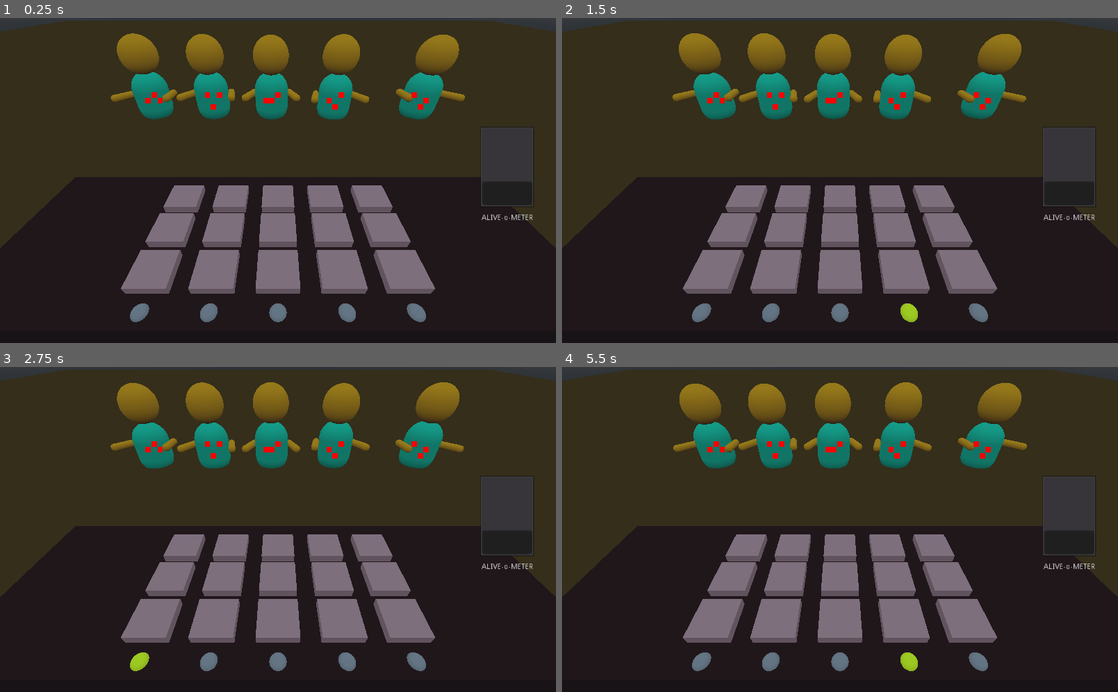
Above: before the commit, frames 1-4 (two rows, left to right).
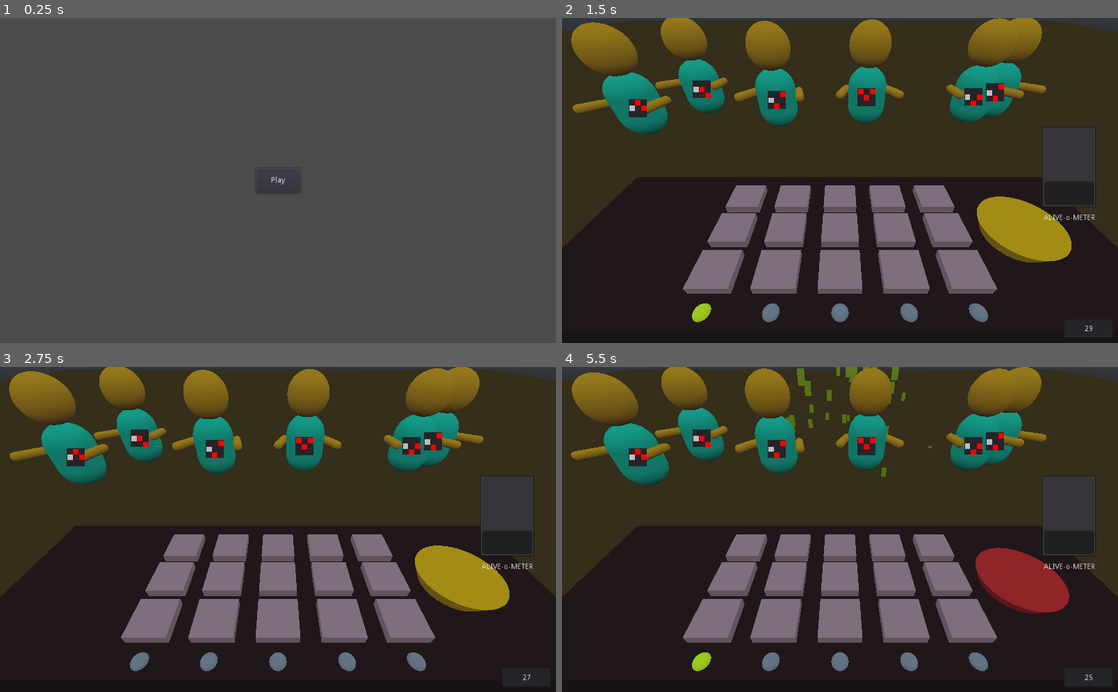
Above: after the commit, the same moments.

Repository: BinRoot/ludum-dare-46
Game: Godot game, scene res://Scenes/Root.tscn
Two runs of this game, one before a commit and one after it. Both use one fixed random seed, a clock stepped at 60 frames per second and the inputs below.
Inputs (mouse positions are in pixels of both pictures, inside the frame that each line leads up to):
- Up to frame 1 (0.25 s): no input
- Up to frame 2 (1.5 s): click (840, 180) at 0.5 s, where only the run after the commit has a clickable "Play"; move the mouse to (962, 164) at 1.27 s; click (962, 164) at 1.42 s
- Up to frame 3 (2.75 s): move the mouse to (166, 545) at 2.02 s; click (166, 545) at 2.17 s
- Up to frame 4 (5.5 s): move the mouse to (895, 458) at 2.77 s; click (895, 458) at 2.92 s; move the mouse to (812, 594) at 3.52 s; click (812, 594) at 3.67 s; move the mouse to (1006, 578) at 4.27 s; click (1006, 578) at 4.42 s; move the mouse to (673, 480) at 5.02 s; click (673, 480) at 5.17 s

The runs differ from the first frame. In frame 1, 96% of the frame differs, in the area x 0-100%, y 0-100%; in frame 2, 16%; in frame 3, 16%; in frame 4, 16%.

Commit message:
adding inventory system

Diff:
--- /dev/null
+++ b/Materials/BigButton.tres
@@ -0,0 +1,4 @@
+[gd_resource type="SpatialMaterial" format=2]
+
+[resource]
+albedo_color = Color( 0.988235, 0.670588, 0, 1 )
--- /dev/null
+++ b/Scenes/BigButton.gd
@@ -0,0 +1,34 @@
+extends Spatial
+
+signal flipped_on
+
+var _original_translation : Vector3
+var is_on = false
+var button_material = preload("res://Materials/BigButton.tres")
+var button_on_material = preload("res://Materials/ButtonOn.tres")
+onready var mesh = $MeshInstance
+
+func _ready():
+	_original_translation = translation
+
+
+func flip_on():
+	translation = _original_translation
+	translation.y -= 0.02
+	is_on = true
+	mesh.set_surface_material(0, button_on_material)
+	emit_signal("flipped_on")
+
+func flip_off():
+	is_on = false
+	mesh.set_surface_material(0, button_material)
+	translation = _original_translation
+
+
+func _on_Area_input_event(camera, event, click_position, click_normal, shape_idx):
+	if event is InputEventMouseButton and event.pressed:
+		print("{0}: {1}".format([name, event]))
+		if is_on:
+			flip_off()
+		else:
+			flip_on()
--- /dev/null
+++ b/Scenes/BigButton.tscn
@@ -0,0 +1,26 @@
+[gd_scene load_steps=5 format=2]
+
+[ext_resource path="res://Materials/BigButton.tres" type="Material" id=1]
+[ext_resource path="res://Scenes/BigButton.gd" type="Script" id=2]
+
+[sub_resource type="CylinderMesh" id=1]
+top_radius = 0.2
+bottom_radius = 0.15
+height = 0.1
+
+[sub_resource type="CylinderShape" id=2]
+radius = 0.2
+height = 0.1
+
+[node name="BigButton" type="Spatial"]
+script = ExtResource( 2 )
+
+[node name="MeshInstance" type="MeshInstance" parent="."]
+mesh = SubResource( 1 )
+material/0 = ExtResource( 1 )
+
+[node name="Area" type="Area" parent="."]
+
+[node name="CollisionShape" type="CollisionShape" parent="Area"]
+shape = SubResource( 2 )
+[connection signal="input_event" from="Area" to="." method="_on_Area_input_event"]
--- a/Scenes/Board.gd
+++ b/Scenes/Board.gd
@@ -2,9 +2,15 @@
 
 onready var timer = $Timer
 onready var column_timer = $ColumnTimer
+onready var confetti_button = $ConfettiButton
+onready var fireworks_button = $FireworksButton
+onready var fog_button = $FogButton
 var current_column = 0
 
 signal pattern_emitted
+signal fireworks_emitted
+signal fog_emitted
+signal confetti_emitted
 
 var pattern_raw = []
 
@@ -14,6 +20,22 @@
 func _ready():
 	pass
 
+func enable_buttons(item_dict):
+	if 'fog' in item_dict and item_dict['fog'] > 0:
+		enable_fog()
+	if 'fireworks' in item_dict and item_dict['fireworks'] > 0:
+		enable_fireworks()
+	if 'confetti' in item_dict and item_dict['confetti'] > 0:
+		enable_confetti()
+
+func enable_confetti():
+	confetti_button.visible = true
+
+func enable_fireworks():
+	fireworks_button.visible = true
+
+func enable_fog():
+	fog_button.visible = true
 
 func _process(delta):
 	pass
@@ -82,3 +104,17 @@
 			pattern_raw.append(null)
 		var pattern_deltas = fix_pattern(pattern_raw)
 		emit_signal("pattern_emitted", pattern_deltas)
+
+
+
+
+func _on_FireworksButton_flipped_on():
+	emit_signal("fireworks_emitted")
+
+
+func _on_ConfettiButton_flipped_on():
+	emit_signal("fireworks_emitted")
+
+
+func _on_FogButton_flipped_on():
+	emit_signal("fog_emitted")
--- a/Scenes/Board.tscn
+++ b/Scenes/Board.tscn
@@ -10,6 +10,7 @@
 [ext_resource path="res://Audio/beep_b_r1.wav" type="AudioStream" id=8]
 [ext_resource path="res://Audio/beep_b_r2.wav" type="AudioStream" id=9]
 [ext_resource path="res://Audio/beep_b_r3.wav" type="AudioStream" id=10]
+[ext_resource path="res://Scenes/BigButton.tscn" type="PackedScene" id=11]
 
 [sub_resource type="CubeMesh" id=1]
 size = Vector3( 3, 0.2, 1 )
@@ -185,6 +186,18 @@
 
 [node name="ColumnTimer" type="Timer" parent="."]
 wait_time = 0.25
+
+[node name="ConfettiButton" parent="." instance=ExtResource( 11 )]
+transform = Transform( 1, 0, 0, 0, 1, 0, 0, 0, 1, -1.02467, 0.132272, 0.253985 )
+visible = false
+
+[node name="FireworksButton" parent="." instance=ExtResource( 11 )]
+transform = Transform( 1.1, 0, 0, 0, 1.1, 0, 0, 0, 1.1, 0.987597, 0.132272, 0.0154525 )
+visible = false
+
+[node name="FogButton" parent="." instance=ExtResource( 11 )]
+transform = Transform( 0.7, 0, 0, 0, 0.7, 0, 0, 0, 0.7, -1.02467, 0.132272, -0.210746 )
+visible = false
 [connection signal="flipped_on" from="Flat/Button_r2_c1" to="." method="_on_Button_flipped_on"]
 [connection signal="flipped_on" from="Flat/Button_r2_c2" to="." method="_on_Button_flipped_on"]
 [connection signal="flipped_on" from="Flat/Button_r2_c3" to="." method="_on_Button_flipped_on"]
@@ -202,3 +215,6 @@
 [connection signal="flipped_on" from="Flat/Button_r3_c5" to="." method="_on_Button_flipped_on"]
 [connection signal="timeout" from="Timer" to="." method="_on_Timer_timeout"]
 [connection signal="timeout" from="ColumnTimer" to="." method="_on_ColumnTimer_timeout"]
+[connection signal="flipped_on" from="ConfettiButton" to="." method="_on_ConfettiButton_flipped_on"]
+[connection signal="flipped_on" from="FireworksButton" to="." method="_on_FireworksButton_flipped_on"]
+[connection signal="flipped_on" from="FogButton" to="." method="_on_FogButton_flipped_on"]
--- a/Scenes/Person.gd
+++ b/Scenes/Person.gd
@@ -22,8 +22,12 @@
 
 var _favorite_pattern = []
 var _pattern_rects = []
+var _pattern_holder : Panel
+
+var _time_since_aroused = 0
 
 func _ready():
+	randomize()
 	_original_body_translation = body.translation
 	_original_head_translation = head.translation
 	_original_left_arm_translation = left_arm.translation
@@ -51,12 +55,14 @@
 				_favorite_pattern.append(null)
 			else:
 				_favorite_pattern.append(r - 1)
-	print(_favorite_pattern)
+	_pattern_holder = Panel.new()
+	add_child(_pattern_holder)
 	for pattern in _favorite_pattern:
 		var cr = ColorRect.new()
 		cr.rect_min_size = Vector2(PATTERN_SIZE, PATTERN_SIZE)
 		add_child(cr)
 		_pattern_rects.append(cr)
+
 
 func handle_pattern(pattern):
 	if len(_favorite_pattern) > len(pattern):
@@ -66,6 +72,7 @@
 	for idx in range(start, start + len(_favorite_pattern)):
 		snip.append(pattern[idx])
 	if snip == _favorite_pattern:
+		_time_since_aroused = 0
 		if vibe == VIBE_IDLE:
 			vibe = VIBE_LOW
 		elif vibe == VIBE_LOW:
@@ -73,7 +80,12 @@
 
 func draw_pattern():
 	var vec2d : Vector2 = get_viewport().get_camera().unproject_position(global_transform.origin)
-	vec2d.x -= (PATTERN_SIZE * len(_favorite_pattern)) / 2
+	var width = (PATTERN_SIZE + 1) * len(_favorite_pattern)
+	vec2d.x -= width / 2
+	_pattern_holder.margin_left = vec2d.x  - 1
+	_pattern_holder.margin_top = vec2d.y - PATTERN_SIZE - 2
+	_pattern_holder.rect_min_size.x = width
+	_pattern_holder.rect_min_size.y = width
 	for i in range(len(_favorite_pattern)):
 		var pattern = _favorite_pattern[i]
 		var cr : ColorRect = _pattern_rects[i]
@@ -91,6 +103,13 @@
 
 func _process(delta):
 	_total_time += delta
+	_time_since_aroused += delta
+	if _time_since_aroused > 10:
+		if vibe == VIBE_HIGH:
+			vibe = VIBE_LOW
+		elif vibe == VIBE_LOW:
+			vibe = VIBE_IDLE
+		_time_since_aroused = 0
 	body.translation = _original_body_translation
 	body.translation.y += sin(_total_time * vibe*4) / (16 / vibe)
 	head.translation = _original_head_translation
--- /dev/null
+++ b/Scenes/Root.gd
@@ -0,0 +1,44 @@
+extends Node
+
+onready var current_venue
+onready var control = $Control
+onready var cash_label = $Control/Cash
+onready var venue_scene = preload("res://Scenes/Venue.tscn")
+
+var total_cash = 0
+var previous_performance = 1
+var item_dict = {
+	"fireworks": 1
+}
+
+func _ready():
+	control.visible = true
+
+
+#func _process(delta):
+#	pass
+
+
+func _on_Venue_round_ended(cash):
+	current_venue.queue_free()
+	control.visible = true
+	total_cash += cash
+	cash_label.text = "${0}".format([int(total_cash)])
+	if cash > 1000:
+		previous_performance = 3
+	elif cash > 500:
+		previous_performance = 2
+	else:
+		previous_performance = 1
+
+func _on_Button_pressed():
+	launch_venue()
+
+
+func launch_venue():
+	control.visible = false
+	current_venue = venue_scene.instance()
+	add_child(current_venue)
+	current_venue.populate_people(pow(previous_performance, 2) + 5)
+	current_venue.init_inventory(item_dict)
+	current_venue.connect("round_ended", self, "_on_Venue_round_ended")
--- a/Scenes/Root.tscn
+++ b/Scenes/Root.tscn
@@ -1,7 +1,41 @@
 [gd_scene load_steps=2 format=2]
 
-[ext_resource path="res://Scenes/Venue.tscn" type="PackedScene" id=1]
+[ext_resource path="res://Scenes/Root.gd" type="Script" id=2]
 
 [node name="Root" type="Node"]
+script = ExtResource( 2 )
 
-[node name="Venue" parent="." instance=ExtResource( 1 )]
+[node name="Control" type="Control" parent="."]
+anchor_right = 1.0
+anchor_bottom = 1.0
+__meta__ = {
+"_edit_use_anchors_": false
+}
+
+[node name="Button" type="Button" parent="Control"]
+anchor_left = 0.5
+anchor_top = 0.5
+anchor_right = 0.5
+anchor_bottom = 0.5
+margin_left = -41.5
+margin_top = -23.5
+margin_right = 41.5
+margin_bottom = 23.5
+grow_horizontal = 2
+grow_vertical = 2
+text = "Play"
+__meta__ = {
+"_edit_use_anchors_": false
+}
+
+[node name="Cash" type="Label" parent="Control"]
+anchor_top = 0.5
+anchor_bottom = 0.5
+margin_left = 100.0
+margin_top = -7.0
+margin_right = 140.0
+margin_bottom = 7.0
+__meta__ = {
+"_edit_use_anchors_": false
+}
+[connection signal="pressed" from="Control/Button" to="." method="_on_Button_pressed"]
--- a/Scenes/Venue.gd
+++ b/Scenes/Venue.gd
@@ -1,20 +1,64 @@
 extends Spatial
 
+signal round_ended
+
 onready var alive_meter : ProgressBar = $Control/AliveMeter
+onready var time_label : Label = $Control/TimePanel/TimeLabel
+onready var round_end_timer : Timer = $RoundEnd
+onready var crowd : Spatial = $Crowd
+onready var board : Spatial = $Stage/Board
+onready var fireworks : Particles = $Fireworks
+
+onready var person_scene = preload("res://Scenes/Person.tscn")
+
+var _people
 
 func _ready():
-	pass
+	#populate_people(5)
+	_people = get_tree().get_nodes_in_group("person")
+
+func init_inventory(item_dict):
+	board.enable_buttons(item_dict)
+
+func populate_people(num):
+	for i in range(num):
+		_people = get_tree().get_nodes_in_group("person")
+		var candidate_vecs = []
+		var min_penalty = 99999
+		var min_penalty_idx = -1
+		for ridx in range(50):
+			var candidate_vec = Vector3((randf() - 0.5) * 20, 0, (randf() - 0.5) * 3)
+			candidate_vecs.append(candidate_vec);
+			var penalty = 0
+			for p in _people:
+				if (candidate_vec + crowd.global_transform.origin).distance_to(p.global_transform.origin) < 1:
+					penalty += 1
+			if penalty < min_penalty:
+				min_penalty = penalty
+				min_penalty_idx = ridx
+		var person = person_scene.instance()
+		crowd.add_child(person)
+		person.translation += candidate_vecs[min_penalty_idx]
+
+	_people = get_tree().get_nodes_in_group("person")
 
 func _process(delta):
-	var people = get_tree().get_nodes_in_group("person")
-	if len(people) > 0:
+	if len(_people) > 0:
 		var avg_vibe = 0.0
-		for person in people:
+		for person in _people:
 			avg_vibe += person.vibe
-		avg_vibe /= len(people)
-		print(avg_vibe)
+		avg_vibe /= len(_people)
 		alive_meter.value = (avg_vibe / 3.0) * 100
-
+	time_label.text = str(int(round_end_timer.time_left))
 
 func _on_Board_pattern_emitted(pattern):
 	get_tree().call_group("person", "handle_pattern", pattern)
+
+
+func _on_RoundEnd_timeout():
+	var cash = pow(alive_meter.value * len(_people), 1.1)
+	emit_signal("round_ended", cash)
+
+
+func _on_Board_fireworks_emitted():
+	fireworks.restart()
--- a/Scenes/Venue.tscn
+++ b/Scenes/Venue.tscn
@@ -1,13 +1,35 @@
-[gd_scene load_steps=7 format=2]
+[gd_scene load_steps=9 format=2]
 
 [ext_resource path="res://Scenes/Stage.tscn" type="PackedScene" id=1]
-[ext_resource path="res://Scenes/Person.tscn" type="PackedScene" id=2]
 [ext_resource path="res://Scenes/Board.tscn" type="PackedScene" id=3]
 [ext_resource path="res://Materials/Ground.tres" type="Material" id=4]
 [ext_resource path="res://Scenes/Venue.gd" type="Script" id=5]
 
 [sub_resource type="CubeMesh" id=1]
 size = Vector3( 100, 0.1, 100 )
+
+[sub_resource type="ParticlesMaterial" id=2]
+lifetime_randomness = 1.0
+emission_shape = 1
+emission_sphere_radius = 3.0
+flag_rotate_y = true
+spread = 133.97
+gravity = Vector3( 0, -5, 0 )
+radial_accel = 6.9
+radial_accel_random = 0.03
+scale = 0.5
+scale_random = 0.68
+color = Color( 0.996078, 0.054902, 0.054902, 1 )
+
+[sub_resource type="SpatialMaterial" id=3]
+albedo_color = Color( 0.894118, 0.945098, 0.027451, 1 )
+metallic = 0.29
+metallic_specular = 1.0
+roughness = 0.16
+
+[sub_resource type="QuadMesh" id=4]
+material = SubResource( 3 )
+size = Vector2( 0.5, 1 )
 
 [node name="Venue" type="Spatial"]
 script = ExtResource( 5 )
@@ -20,22 +42,7 @@
 material/0 = ExtResource( 4 )
 
 [node name="Crowd" type="Spatial" parent="."]
-transform = Transform( 1, 0, 0, 0, 1, 0, 0, 0, 1, 0, 0, 6.62711 )
-
-[node name="Person" parent="Crowd" instance=ExtResource( 2 )]
-transform = Transform( 1, 0, 0, 0, 1, 0, 0, 0, 1, -7.71292, 1.06829, -4.95892 )
-
-[node name="Person2" parent="Crowd" instance=ExtResource( 2 )]
-transform = Transform( 1, 0, 0, 0, 1, 0, 0, 0, 1, -4.03552, 1.06829, -4.95892 )
-
-[node name="Person3" parent="Crowd" instance=ExtResource( 2 )]
-transform = Transform( 1, 0, 0, 0, 1, 0, 0, 0, 1, -0.393651, 1.06829, -4.95892 )
-
-[node name="Person4" parent="Crowd" instance=ExtResource( 2 )]
-transform = Transform( 1, 0, 0, 0, 1, 0, 0, 0, 1, 3.49767, 1.06829, -4.95892 )
-
-[node name="Person5" parent="Crowd" instance=ExtResource( 2 )]
-transform = Transform( 1, 0, 0, 0, 1, 0, 0, 0, 1, 8.78804, 1.06829, -4.95892 )
+transform = Transform( 1, 0, 0, 0, 1, 0, 0, 0, 1, 0, 1.87038, 3.45316 )
 
 [node name="Stage" parent="." instance=ExtResource( 1 )]
 transform = Transform( 1, 0, 0, 0, 1, 0, 0, 0, 1, 0, 0, 13.133 )
@@ -83,4 +90,53 @@
 __meta__ = {
 "_edit_use_anchors_": false
 }
+
+[node name="TimePanel" type="Panel" parent="Control"]
+anchor_left = 1.0
+anchor_top = 1.0
+anchor_right = 1.0
+anchor_bottom = 1.0
+margin_left = -99.0
+margin_top = -43.0
+margin_right = -10.0
+margin_bottom = -10.0
+grow_horizontal = 2
+grow_vertical = 2
+__meta__ = {
+"_edit_use_anchors_": false
+}
+
+[node name="TimeLabel" type="Label" parent="Control/TimePanel"]
+anchor_left = 0.5
+anchor_top = 0.5
+anchor_right = 0.5
+anchor_bottom = 0.5
+margin_left = -20.0
+margin_top = -7.0
+margin_right = 20.0
+margin_bottom = 7.0
+grow_horizontal = 2
+grow_vertical = 2
+align = 1
+valign = 1
+__meta__ = {
+"_edit_use_anchors_": false
+}
+
+[node name="RoundEnd" type="Timer" parent="."]
+wait_time = 30.0
+one_shot = true
+autostart = true
+
+[node name="Fireworks" type="Particles" parent="."]
+transform = Transform( 1, 0, 0, 0, 1, 0, 0, 0, 1, 0, 3, -2 )
+emitting = false
+amount = 80
+lifetime = 3.0
+one_shot = true
+explosiveness = 0.58
+process_material = SubResource( 2 )
+draw_pass_1 = SubResource( 4 )
+[connection signal="fireworks_emitted" from="Stage/Board" to="." method="_on_Board_fireworks_emitted"]
 [connection signal="pattern_emitted" from="Stage/Board" to="." method="_on_Board_pattern_emitted"]
+[connection signal="timeout" from="RoundEnd" to="." method="_on_RoundEnd_timeout"]
Not shown: 1 places in Scenes/Board.tscn that only renumber resources
